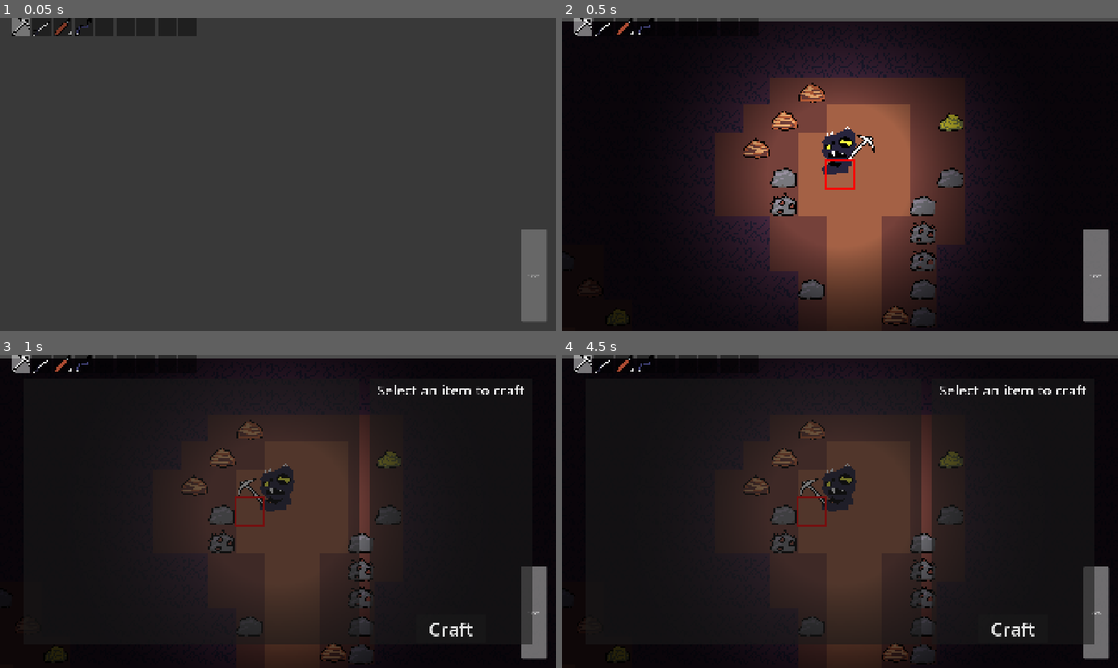
Above: before the commit, frames 1-4 (two rows, left to right).
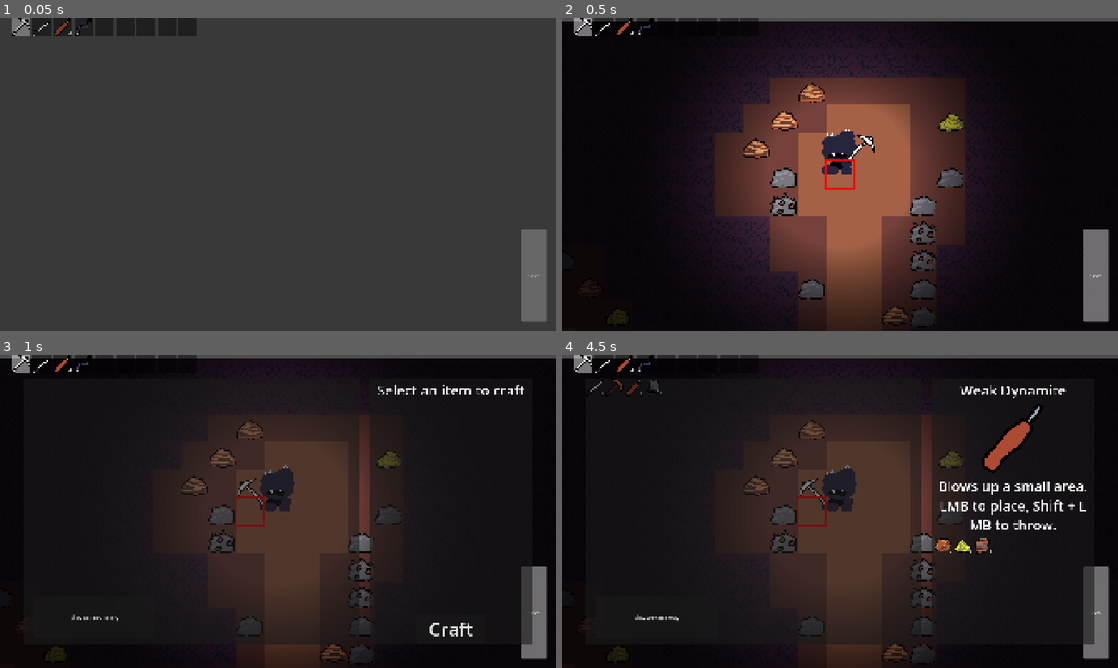
Above: after the commit, the same moments.

Repository: YuriPrickles/TumorMinerRework
Game: Godot game, scene res://Source/main.tscn
Same seed, same stepped clock (60 frames per second), same inputs: the game is played once before the commit and once after it.
Inputs (mouse positions are in pixels of both pictures, inside the frame that each line leads up to):
- Up to frame 1 (0.05 s): no input
- Up to frame 2 (0.5 s): no input
- Up to frame 3 (1 s): move the mouse to (27, 624) at 0.52 s; hold D (right) from 0.53 s (still down); hold E (crafting) from 0.53 s (still down); click (27, 624) at 0.67 s; right-click (27, 624) at 0.8 s
- Up to frame 4 (4.5 s): release D (right) at 1.25 s; release E (crafting) at 1.25 s; click "Craft" at 1.25 s; click (656, 617) at 2 s, where only the run after the commit has a clickable "View Recipe Glossary"; click (595, 386) at 2.75 s, where only the run after the commit has a clickable "[right]1"; click (612, 386) at 3.5 s, where only the run after the commit has a clickable "[right]1"; click (634, 386) at 4.25 s, where only the run after the commit has a clickable "[right]2"

Frame 1 is identical in both runs. In frame 2, 0.2% of the frame differs, in the area x 46-56%, y 34-50%; in frame 3, 0.3%; in frame 4, 2.7%, in the area x 5-95%, y 8-90%.
Error before the commit: Invalid call. Nonexistent function 'get_children' in base 'Nil'. (res://Source/player.gd:124)

Commit message:
crafting system

Diff:
--- a/Source/crafting_ui.gd
+++ b/Source/crafting_ui.gd
@@ -2,14 +2,18 @@
 extends Control
 
 @export var grid_container: GridContainer
+@export var ingredients_container: GridContainer
 @export var crafting_recipe_button: PackedScene
 @export var item_name: RichTextLabel
 @export var item_texture: TextureRect
 @export var item_description: RichTextLabel
 @export var craft_button: Button
+@export var glossary_button: Button
 
 var loaded_recipes:Array[Recipe]
 var target_recipe:Recipe = null
+
+var displaying_glossary:bool = false
 
 # Called when the node enters the scene tree for the first time.
 func _ready() -> void:
@@ -39,22 +43,49 @@
 	loaded_recipes.clear()
 	for child in grid_container.get_children():
 		child.queue_free()
+	for child in ingredients_container.get_children():
+		child.queue_free()
 	for recipe in Recipe.recipes:
-		if recipe.check_craftable():
+		if displaying_glossary or recipe.check_craftable():
 			loaded_recipes.append(recipe)
-			var button:CraftingRecipeButton = crafting_recipe_button.instantiate()
-			button.texture_normal = recipe.result_item.texture
-			button.pressed.connect(update_results.bind(recipe))
-			button.stack_number.text = "[right]%s" % recipe.result_item.stack
-			grid_container.add_child(button)
+
+	for recipe in loaded_recipes:
+		var button:CraftingRecipeButton = crafting_recipe_button.instantiate()
+		button.texture_normal = recipe.result_item.texture
+		button.pressed.connect(update_results.bind(recipe))
+		button.stack_number.text = "[right]%s" % recipe.result_item.stack
+		if !recipe.check_craftable():
+			button.modulate.v = 0.5
+		grid_container.add_child(button)
+
+
+	if displaying_glossary:
+		glossary_button.text = "View Craftable Only"
+	else:
+		glossary_button.text = "View Recipe Glossary"
 
 func update_results(recipe:Recipe):
 	target_recipe = recipe
 	item_name.text = "[center]%s" % recipe.result_item.name
 	item_texture.texture = recipe.result_item.texture
 	item_description.text = "[center]%s" % recipe.result_item.description
+	craft_button.visible = recipe.check_craftable()
+
+	for child in ingredients_container.get_children():
+		child.queue_free()
+
+	for ingredient in recipe.ingredient_list:
+		var button:CraftingRecipeButton = crafting_recipe_button.instantiate()
+		button.texture_normal = ingredient.new().texture
+		button.stack_number.text = "[right]%s" % recipe.ingredient_list[ingredient]
+		ingredients_container.add_child(button)
 
 func craft():
 	if not target_recipe: return
 	if target_recipe.craft_item():
 		reload()
+
+
+func _on_glossary_button_pressed() -> void:
+	displaying_glossary = !displaying_glossary
+	reload()
--- a/Source/crafting_ui.tscn
+++ b/Source/crafting_ui.tscn
@@ -3,7 +3,7 @@
 [ext_resource type="Script" uid="uid://cyisyfxsr2l1b" path="res://Source/crafting_ui.gd" id="1_dp3h8"]
 [ext_resource type="PackedScene" uid="uid://07uje68f7bo5" path="res://Source/crafting_recipe_button.tscn" id="2_xlqjp"]
 
-[node name="CraftingUI" type="Control" unique_id=338385566 node_paths=PackedStringArray("grid_container", "item_name", "item_texture", "item_description", "craft_button")]
+[node name="CraftingUI" type="Control" unique_id=338385566 node_paths=PackedStringArray("grid_container", "ingredients_container", "item_name", "item_texture", "item_description", "craft_button", "glossary_button")]
 layout_mode = 3
 anchors_preset = 15
 anchor_right = 1.0
@@ -13,11 +13,13 @@
 mouse_filter = 1
 script = ExtResource("1_dp3h8")
 grid_container = NodePath("MarginContainer/HBoxContainer/RecipeContainer/Panel/GridContainer")
+ingredients_container = NodePath("MarginContainer/HBoxContainer/ResultContainer/Panel2/MarginContainer/VBoxContainer/IngredientsContainer")
 crafting_recipe_button = ExtResource("2_xlqjp")
 item_name = NodePath("MarginContainer/HBoxContainer/ResultContainer/Panel2/MarginContainer/VBoxContainer/Name")
 item_texture = NodePath("MarginContainer/HBoxContainer/ResultContainer/Panel2/MarginContainer/VBoxContainer/ItemTexture")
 item_description = NodePath("MarginContainer/HBoxContainer/ResultContainer/Panel2/MarginContainer/VBoxContainer/Description")
 craft_button = NodePath("MarginContainer/HBoxContainer/ResultContainer/Panel2/MarginContainer/VBoxContainer/CraftButton")
+glossary_button = NodePath("MarginContainer/HBoxContainer/RecipeContainer/Panel/GlossaryButton")
 
 [node name="MarginContainer" type="MarginContainer" parent="." unique_id=488423981]
 layout_mode = 1
@@ -55,6 +57,14 @@
 grow_horizontal = 2
 grow_vertical = 2
 columns = 8
+
+[node name="GlossaryButton" type="Button" parent="MarginContainer/HBoxContainer/RecipeContainer/Panel" unique_id=1495822140]
+layout_mode = 0
+offset_left = 37.0
+offset_top = 753.0
+offset_right = 457.0
+offset_bottom = 898.0
+text = "View Recipe Glossary"
 
 [node name="ResultContainer" type="MarginContainer" parent="MarginContainer/HBoxContainer" unique_id=1692203581]
 process_mode = 3
@@ -107,6 +117,12 @@
 scroll_active = false
 autowrap_mode = 1
 
+[node name="IngredientsContainer" type="GridContainer" parent="MarginContainer/HBoxContainer/ResultContainer/Panel2/MarginContainer/VBoxContainer" unique_id=563450571]
+custom_minimum_size = Vector2(0, 200)
+custom_maximum_size = Vector2(-1, 400)
+layout_mode = 2
+columns = 3
+
 [node name="CraftButton" type="Button" parent="MarginContainer/HBoxContainer/ResultContainer/Panel2/MarginContainer/VBoxContainer" unique_id=884911330]
 custom_minimum_size = Vector2(240, 0)
 layout_mode = 2
@@ -114,3 +130,5 @@
 size_flags_vertical = 10
 theme_override_font_sizes/font_size = 64
 text = "Craft"
+
+[connection signal="pressed" from="MarginContainer/HBoxContainer/RecipeContainer/Panel/GlossaryButton" to="." method="_on_glossary_button_pressed"]
--- a/Source/player.tscn
+++ b/Source/player.tscn
@@ -151,7 +151,7 @@
 &"walk": SubResource("Animation_dx03v")
 }
 
-[node name="Player" type="CharacterBody2D" unique_id=1289355 …(134 unchanged characters)… ht", "AdditionalArmsRight", "LegLeft", "StepMarkerLeft", "LegRight", "StepMarkerRight")]
+[node name="Player" type="CharacterBody2D" unique_id=1289355 …(134 unchanged characters)… ht", "AdditionalArmsRight", "LegLeft", "AdditionalLegsLeft", "StepMarkerLeft", "LegRight", "AdditionalLegsRight", "StepMarkerRight")]
 collision_mask = 126
 script = ExtResource("1_tfb11")
 interact_range = NodePath("InteractRange")
@@ -163,8 +163,10 @@
 ArmRight = NodePath("ModularLimbs/ModularArmRight")
 AdditionalArmsRight = NodePath("ModularLimbs/ModularArmRight/AdditionalArmsRight")
 LegLeft = NodePath("ModularLimbs/ModularLegLeft")
+AdditionalLegsLeft = NodePath("ModularLimbs/ModularLegLeft/AdditionalLegsLeft")
 StepMarkerLeft = NodePath("PlayerSprite/LimbOrigins/StepLeft")
 LegRight = NodePath("ModularLimbs/ModularLegRight")
+AdditionalLegsRight = NodePath("ModularLimbs/ModularLegRight/AdditionalLegsRight")
 StepMarkerRight = NodePath("PlayerSprite/LimbOrigins/StepRight")
 
 [node name="PointLight2D" type="PointLight2D" parent="." unique_id=1717827764]
@@ -223,9 +225,14 @@
 position = Vector2(-16, -29)
 Origin = NodePath("../../PlayerSprite/LimbOrigins/HipLeft")
 
+[node name="AdditionalLegsLeft" type="Node2D" parent="ModularLimbs/ModularLegLeft" unique_id=1602852163]
+
 [node name="ModularLegRight" parent="ModularLimbs" unique_id=963711220 node_paths=PackedStringArray("Origin") instance=ExtResource("4_h6ae0")]
 position = Vector2(16, -29)
 Origin = NodePath("../../PlayerSprite/LimbOrigins/HipRight")
+
+[node name="AdditionalLegsRight" type="Node2D" parent="ModularLimbs/ModularLegRight" unique_id=603195525]
+position = Vector2(-32, 0)
 
 [node name="HandSpot" type="Marker2D" parent="." unique_id=1461154043]
 position = Vector2(31, -11)
Binary file changed: Assets/Temporary/tumor.png
Binary file added: Assets/Temporary/tumor_eye.png
